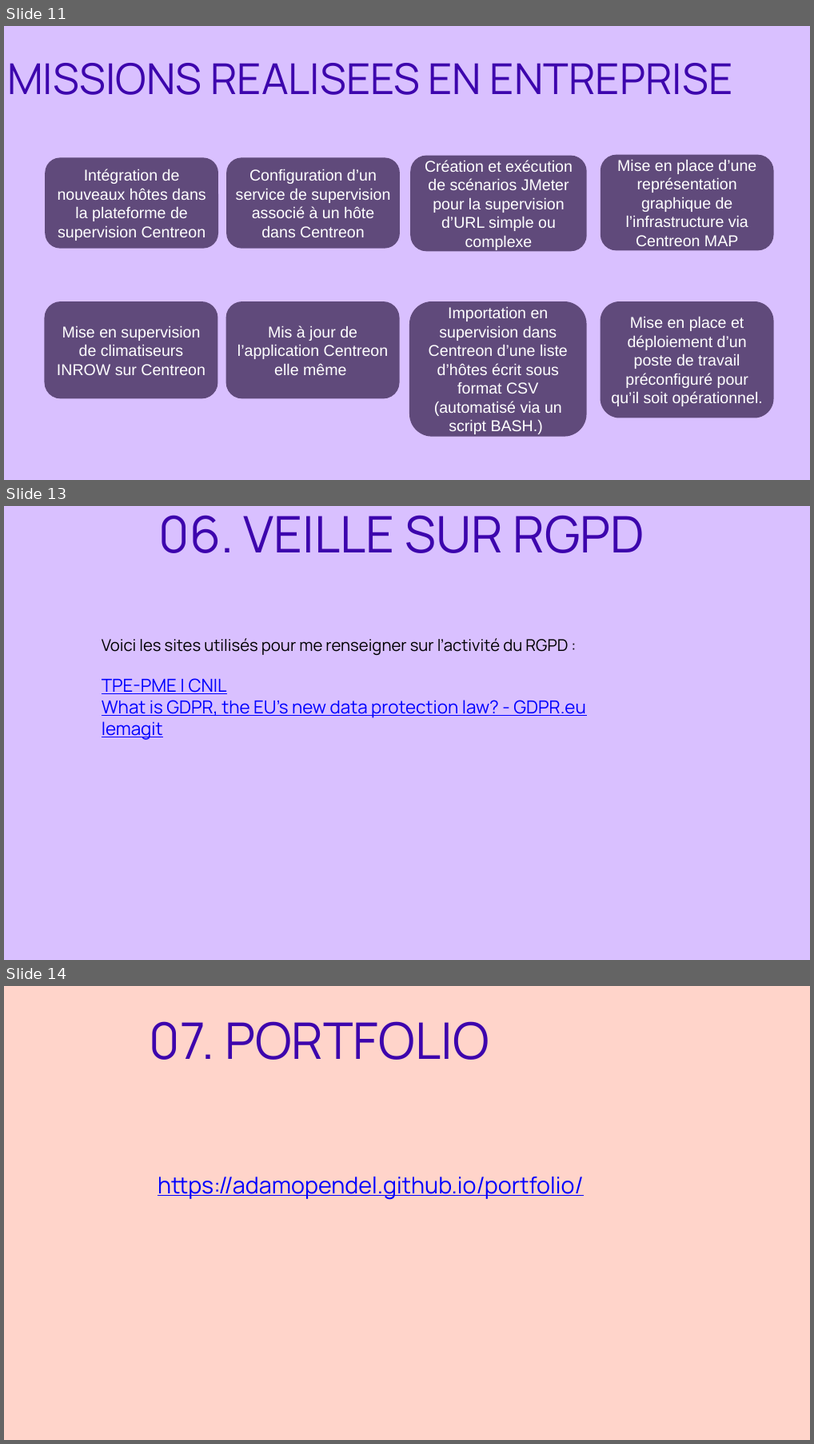
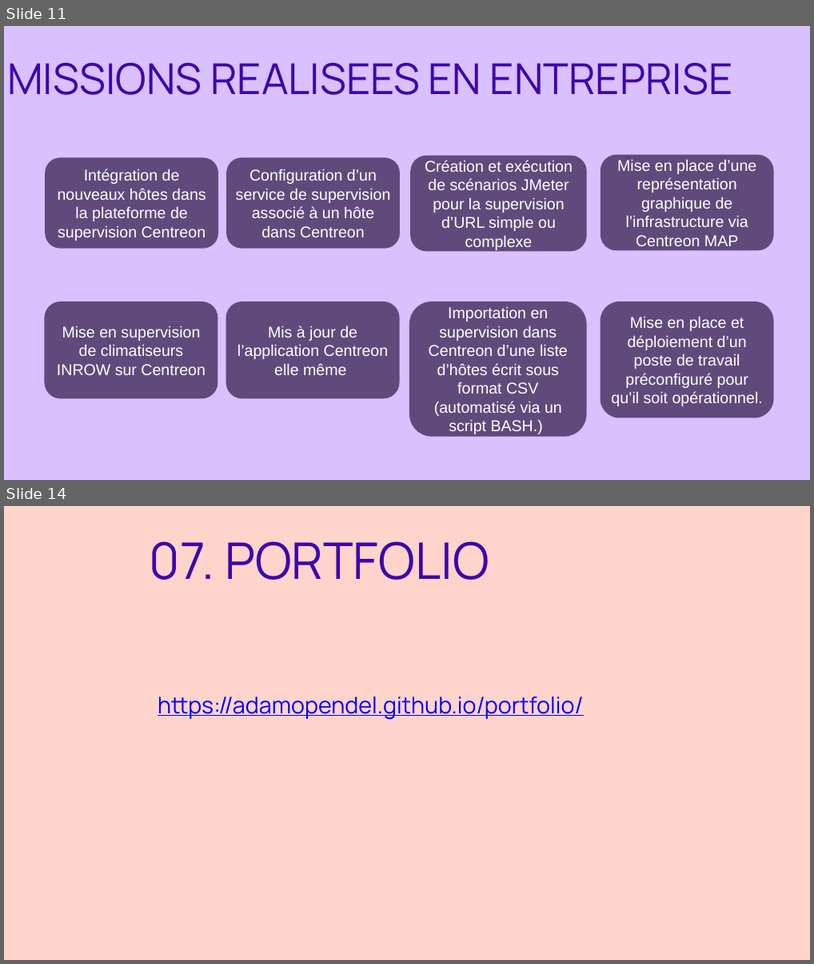
Before and after one commit to adamopendel/portfolio, a slide deck: Parcours_de_professionnalisation_E5_diapo.pptx. Shown one above the other, each under a label of ours: slides 11, 13 and 14 before the commit, slides 11 and 14 after it; the slides between them are not shown. The pictures are 814x1444 and 814x964 pixels, drawn with LibreOffice and Linux fonts; fonts in the diff are those of the drawing. Boxes give left, top, right and bottom in pixels: in the first picture for what was removed or moved away, otherwise in the second. Text is boxed around its words. In the diff, an @@ line names an element or a change of style, - is before the commit and + after.

```diff
--- a/Parcours_de_professionnalisation_E5_diapo.pptx
+++ b/Parcours_de_professionnalisation_E5_diapo.pptx
@@ slide 13 removed at (4,506,810,960), background #D9C0FF @@
@@ text removed at (159,515,645,553) @@
-06. VEILLE SUR RGPD
@@ text removed at (102,638,586,740) @@
-Voici les sites utilisés pour me renseigner sur l’activité du RGPD :
-TPE-PME | CNIL
-What is GDPR, the EU’s new data protection law? - GDPR.eu
-lemagit
```
Also in this commit, not shown: 5 slides changed, 1 slide added, 11 other files.
